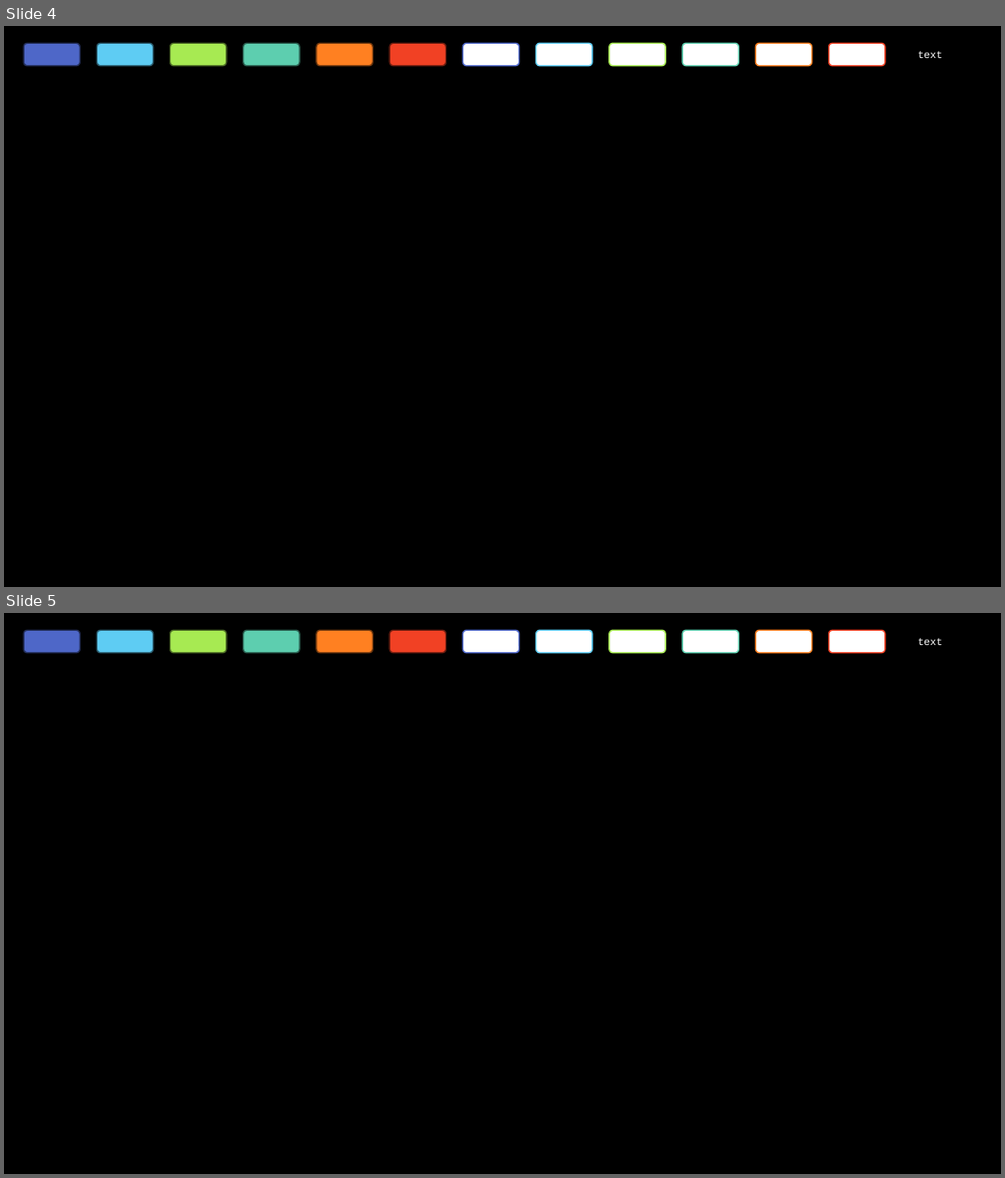
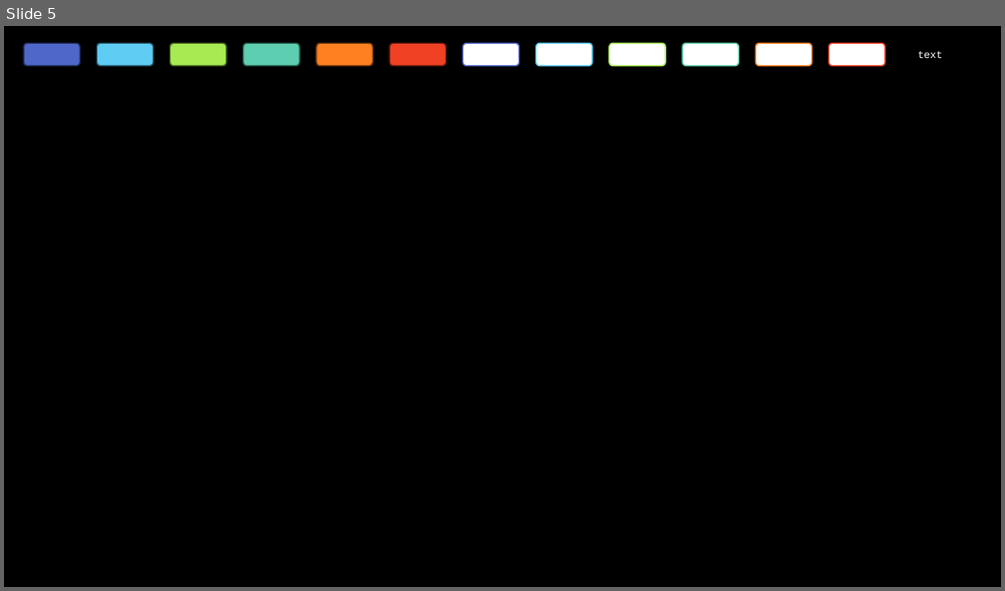
Before and after one commit to chun-chih-lin/wireless_transformer, a slide deck: NOTES.pptx. Shown one above the other, each under a label of ours: slides 4 and 5 before the commit, slide 5 after it. The pictures are 1005x1178 and 1005x591 pixels, drawn with LibreOffice and Linux fonts; fonts in the diff are those of the drawing; background and template pictures are left out. Boxes give left, top, right and bottom in pixels: in the first picture for what was removed or moved away, otherwise in the second. Text is boxed around its words. In the diff, an @@ line names an element or a change of style, - is before the commit and + after.

```diff
--- a/NOTES.pptx
+++ b/NOTES.pptx
@@ slide 4 removed at bbox=[4, 26, 1001, 587], background picture (left out) @@
@@ rounded rectangle removed at bbox=[24, 43, 80, 66] @@
@@ rounded rectangle removed at bbox=[97, 43, 153, 66] @@
@@ rounded rectangle removed at bbox=[170, 43, 226, 66] @@
@@ rounded rectangle removed at bbox=[243, 43, 299, 66] @@
@@ rounded rectangle removed at bbox=[316, 43, 372, 66] @@
@@ rounded rectangle removed at bbox=[390, 43, 446, 66] @@
@@ rounded rectangle removed at bbox=[463, 43, 519, 66] @@
@@ rounded rectangle removed at bbox=[535, 43, 591, 66] @@
@@ rounded rectangle removed at bbox=[609, 43, 665, 66] @@
@@ rounded rectangle removed at bbox=[682, 43, 738, 66] @@
@@ rounded rectangle removed at bbox=[755, 43, 811, 66] @@
@@ rounded rectangle removed at bbox=[829, 43, 885, 66] @@
@@ text removed at bbox=[918, 51, 943, 58] @@
-text
```
Also in this commit, not shown: 1 slide changed, 1 slide added, 2 other files.
